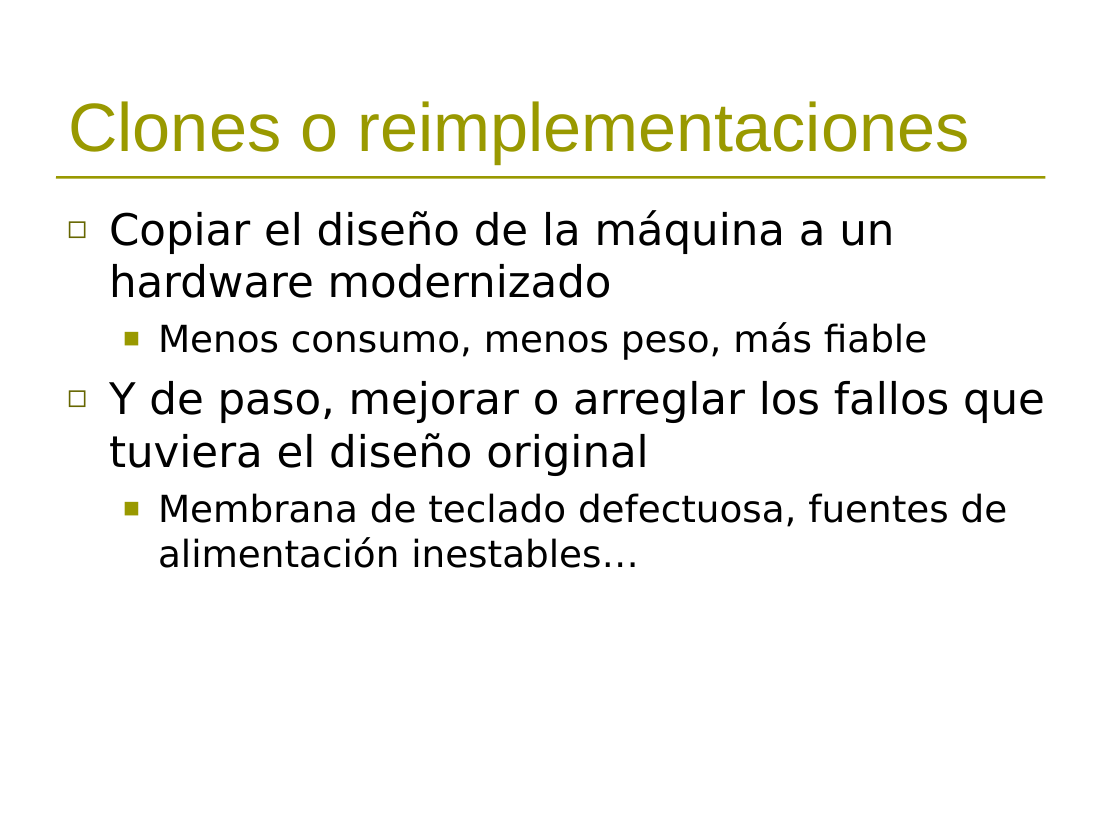
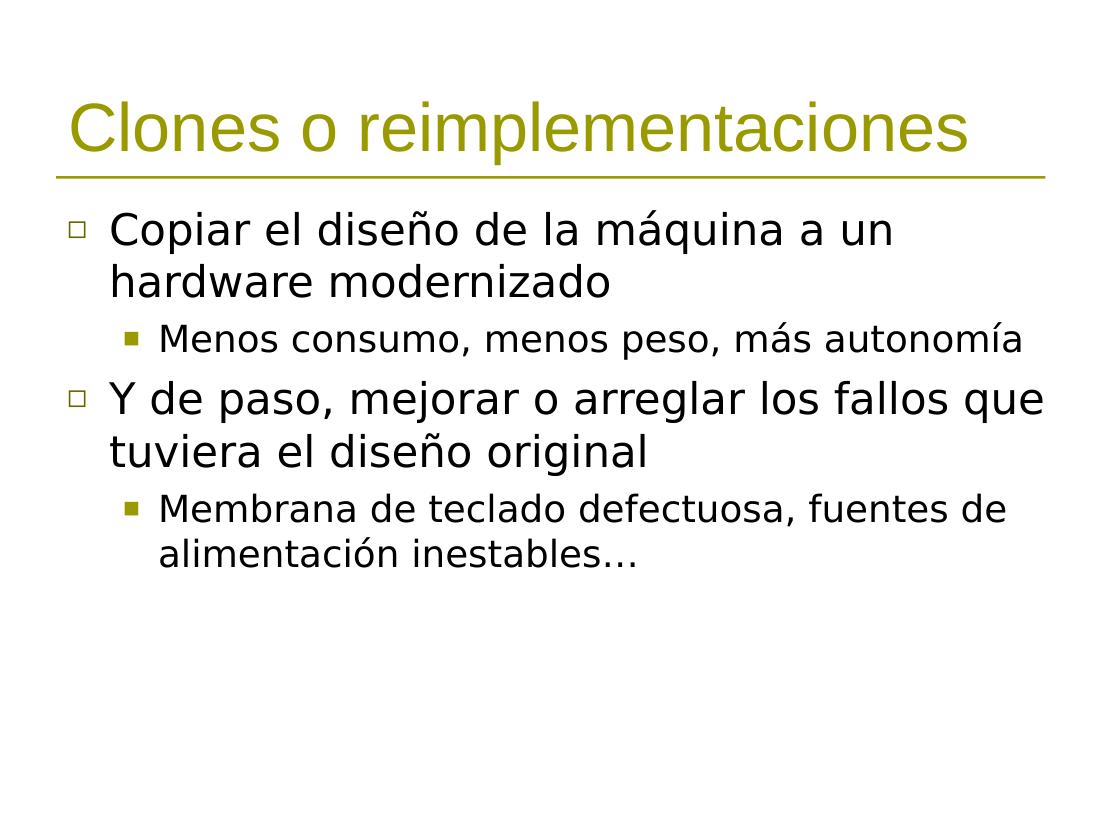
Before and after one commit to TimofonicJunkRoom/zxuno, a slide deck: slide 6 of varios/presentacion_zxuno_retrosevilla.ppt (slide 5 before the commit). Drawn at 1120x840 pixels with LibreOffice and Linux fonts; fonts in the diff are those of the drawing; background and template pictures are left out. Boxes give left, top, right and bottom in pixels: in the first picture for what was removed or moved away, otherwise in the second. Text is boxed around its words. In the diff, an @@ line names an element or a change of style, - is before the commit and + after.

```diff
--- a/varios/presentacion_zxuno_retrosevilla.ppt
+++ b/varios/presentacion_zxuno_retrosevilla.ppt
@@ text at [158, 322, 1024, 360]: text changed @@
-  ■ Menos consumo, menos peso, más fiable
+  ■ Menos consumo, menos peso, más autonomía
```
Also in this commit, not shown: 5 other slides changed, 2 slides added, 1 other file.
